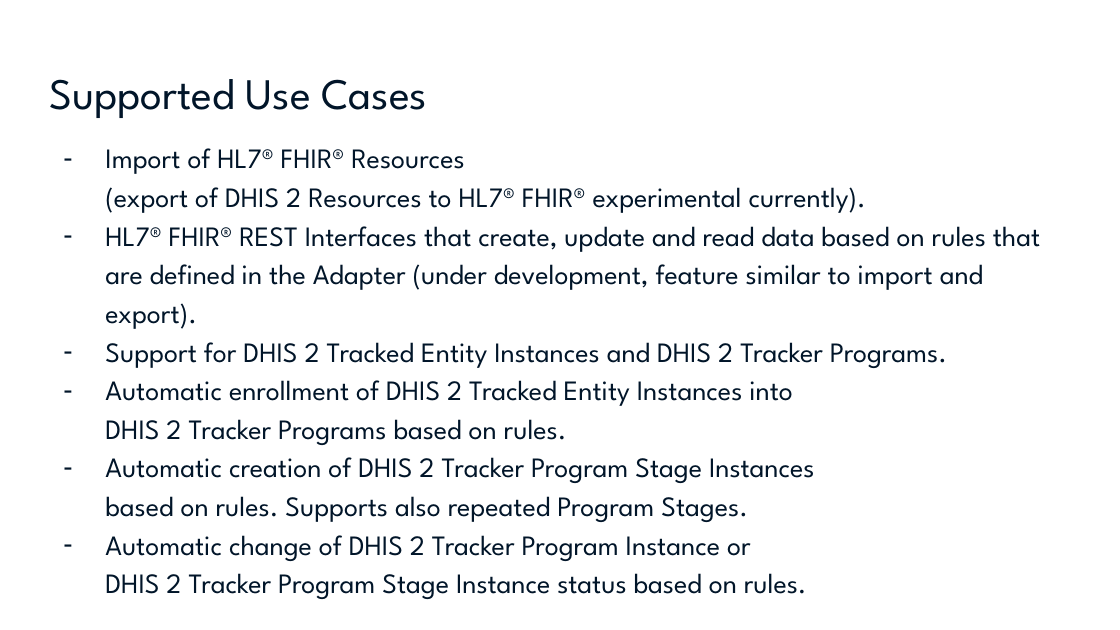
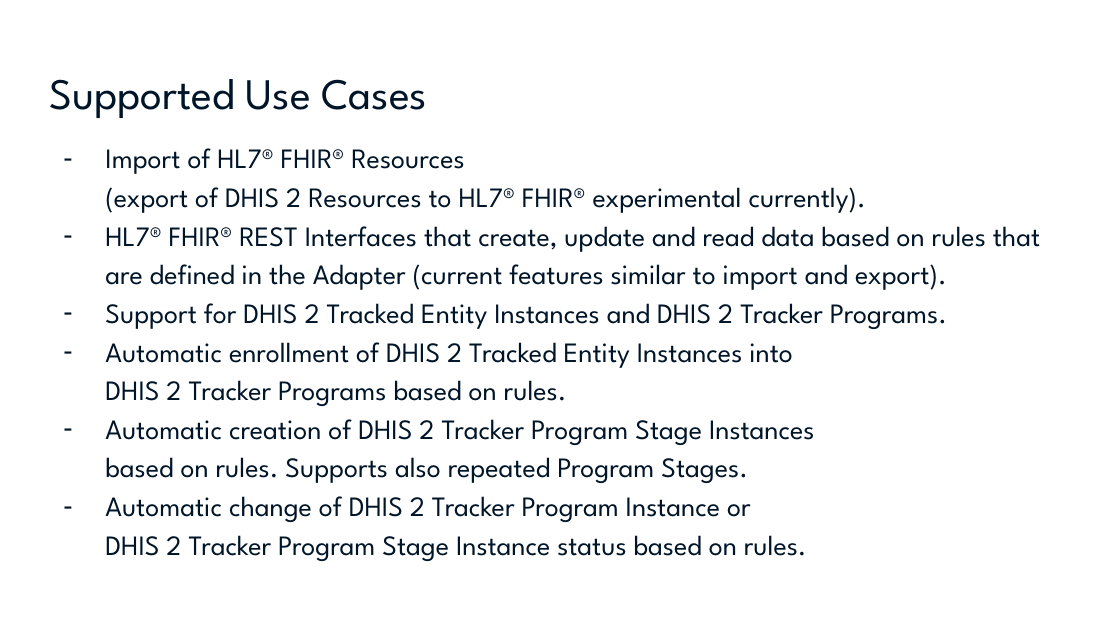
Before and after one commit to dhis2/dhis2-fhir-adapter, a slide deck: slide 17 of docs/DHIS_2_FHIR_Adapter_-_An_Overview.pptx. Drawn at 1120x630 pixels with LibreOffice and Linux fonts; fonts in the diff are those of the drawing; background and template pictures are left out. Boxes give left, top, right and bottom in pixels: in the first picture for what was removed or moved away, otherwise in the second. Text is boxed around its words. In the diff, an @@ line names an element or a change of style, - is before the commit and + after.

Commit message:
Update of high level architecture description. (starting with FHIR interfaces only will be next step)

```diff
--- a/docs/DHIS_2_FHIR_Adapter_-_An_Overview.pptx
+++ b/docs/DHIS_2_FHIR_Adapter_-_An_Overview.pptx
@@ text at <box>105,226,1040,290</box>: text changed @@
-– HL7® FHIR® REST Interfaces that create, update and read data based on rules that are defined in the Adapter (under development, feature similar to import and export).
+– HL7® FHIR® REST Interfaces that create, update and read data based on rules that are defined in the Adapter (current features similar to import and export).
```
Also in this commit, not shown: 2 other slides changed, 2 other files.
